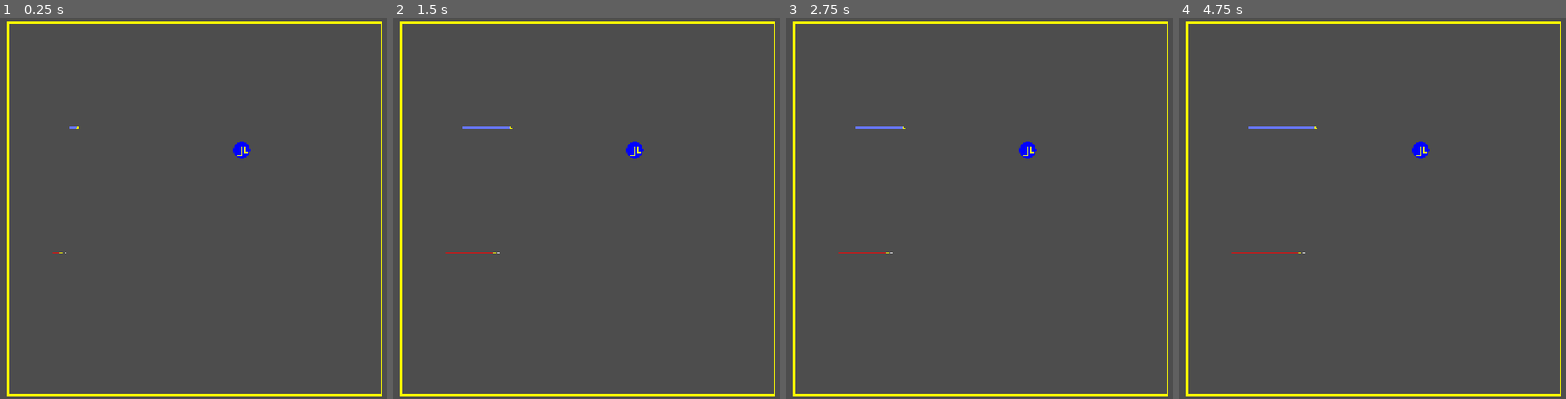
Above: before the commit, frames 1-4 (left to right).
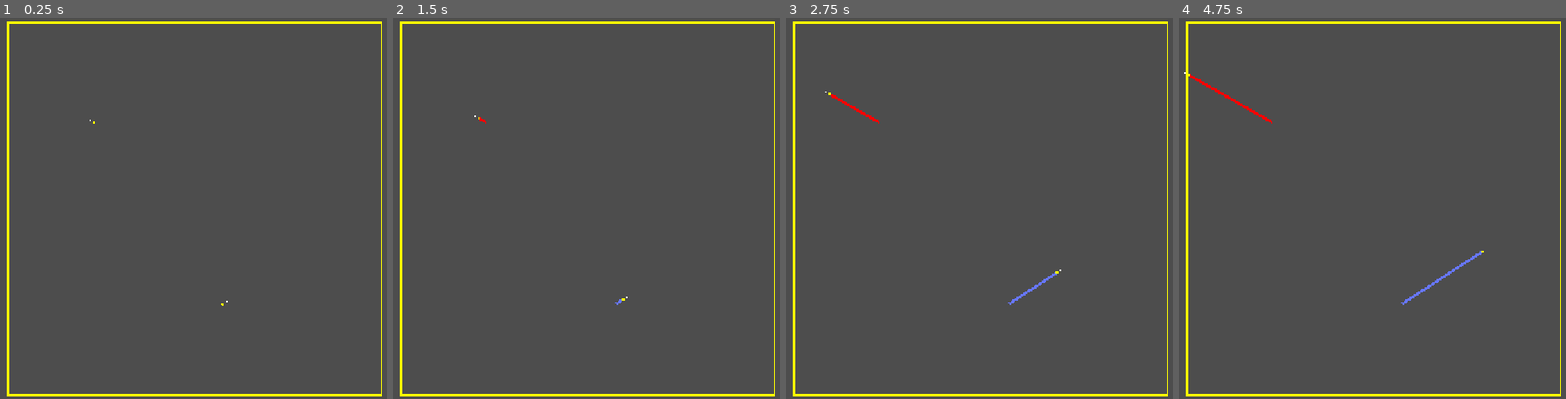
Above: after the commit, the same moments.

Repository: Alebereto/achtung-godot
Game: Godot game, scene res://scenes/game/game.tscn
Two runs of this game, one before a commit and one after it. Both use one fixed random seed, a clock stepped at 60 frames per second and the inputs below.
Inputs:
- Up to frame 1 (0.25 s): no input
- Up to frame 2 (1.5 s): tap Enter at 0.5 s; tap Space (pause, bound only before the commit) at 1.25 s
- Up to frame 3 (2.75 s): tap Enter at 2 s
- Up to frame 4 (4.75 s): tap Escape (pause, bound only after the commit) at 4.15 s; tap Space (pause, bound only before the commit) at 4.25 s

The runs differ from the first frame. In frame 1, 0.2% of the frame differs, in the area x 13-65%, y 26-76%; in frame 2, 0.3%; in frame 3, 0.5%; in frame 4, 0.7%, in the area x 1-79%, y 14-76%.

Commit message:
Add ability to start new rounds

Diff:
--- a/objects/player/player.gd
+++ b/objects/player/player.gd
@@ -335,6 +335,8 @@
 	# update line after change form
 	_start_line(true)
 
+func is_alive() -> bool: return _alive
+
 # Signal calls
 # ============
 
--- a/objects/player/player.tscn
+++ b/objects/player/player.tscn
@@ -11,7 +11,6 @@
 size = Vector2(32, 32)
 
 [node name="Player" type="Node2D"]
-process_mode = 1
 script = ExtResource("1_g7ett")
 
 [node name="HeadRoot" type="Node2D" parent="."]
--- a/project.godot
+++ b/project.godot
@@ -55,6 +55,11 @@
 }
 pause={
 "deadzone": 0.2,
+"events": [Object(InputEventKey,"resource_local_to_scene":false,"resource_name":"","device":-1,"window_id":0,"alt_pressed":false,"shift_pressed":false,"ctrl_pressed":false,"meta_pressed":false,"pressed":false,"keycode":0,"physical_keycode":4194305,"key_label":0,"unicode":0,"location":0,"echo":false,"script":null)
+]
+}
+freeze={
+"deadzone": 0.2,
 "events": [Object(InputEventKey,"resource_local_to_scene":false,"resource_name":"","device":-1,"window_id":0,"alt_press …(191 unchanged characters)…
 ]
 }
--- a/scenes/game/arena/arena.gd
+++ b/scenes/game/arena/arena.gd
@@ -23,9 +23,18 @@
 		border_width = value
 		_walls.set_size(arena_width, arena_height, border_width)
 
+func _set_process_mode(value): process_mode = value
+var frozen: bool = false:
+	set(value):
+		if value: call_deferred("_set_process_mode", Node.PROCESS_MODE_DISABLED)
+		else: call_deferred("_set_process_mode", Node.PROCESS_MODE_PAUSABLE)
+		frozen = value
+
+
 func _ready() -> void:
 	_connect_signals()
 	_walls.set_size(arena_width, arena_height, border_width)
+	new_round()
 
 ## Connects existing players and powerup signals to arena. used for editor
 func _connect_signals() -> void:
@@ -71,17 +80,38 @@
 	_clear_powerups()
 
 func new_round() -> void:
+	var rng := RandomNumberGenerator.new()
 	_clear_powerups()
+	var lr := arena_width/2.0 - 90
+	var ud := arena_height/2.0 - 90
 	for player in _players_root.get_children():
 		if player is Player:
 			player.set_default_values()
 			player.delete_trail()
+			player.head_position = Vector2(rng.randf_range(-lr, lr),
+										   rng.randf_range(-ud, ud))
+			player.head_angle = rng.randf_range(0, 2*PI)
+	frozen = true
+
+func toggle_freeze() -> void:
+	frozen = not frozen
 
 # Signal calls
 # ============
 
 func _on_player_crash(crasher_id: int, obstacle_id: int, is_player: bool):
 	print(_get_player_from_id(crasher_id).name + " crashed!!!")
+
+	player_crashed.emit(crasher_id)
+
+	# Check if round ended
+	var live_count := 0
+	var alive_id: int = -1
+	for player in _players_root.get_children():
+		if player is Player and player.is_alive():
+			live_count += 1
+			alive_id = player.player_id
+	if live_count <= 1: round_ended.emit(-1)
 
 func _on_powerup_obtain(player_id: int, power_id, power_type):
 	match power_type as Powerup.TYPE:
--- a/scenes/game/arena/walls.gd
+++ b/scenes/game/arena/walls.gd
@@ -20,6 +20,9 @@
 @onready var _right: Area2D = $Right
 @onready var _down: Area2D = $Down
 
+func _ready() -> void:
+	_update_sizes()
+
 func _update_sizes() -> void:
 	_line.clear_points()
 	_line.width = wall_width
--- a/scenes/game/game.gd
+++ b/scenes/game/game.gd
@@ -2,19 +2,33 @@
 
 @export_range(1,10) var _player_count: int = 2
 
+var _player_scores: Array[int] = []
+
+var _round_ended: bool = false
+
 @onready var _arena: Node2D = $Arena
 @onready var _pause_menu: Control = $PauseMenu
-
 
 func _ready() -> void:
 	_pause_menu.resume.connect(_on_pmenu_resume)
 	_pause_menu.quit.connect(_on_pmenu_quit)
 
+	_arena.player_crashed.connect(_on_player_crashed)
+	_arena.round_ended.connect(_on_round_ended)
+
+	_new_game()
+
+func _new_game() -> void:
+	return
+
+func _new_round() -> void:
+	_arena.new_round()
+	_round_ended = false
+
 ## Pause the game
 func _pause() -> void:
 	get_tree().paused = true
 	_pause_menu.visible = true
-
 
 ## Resume the game
 func _resume() -> void:
@@ -28,12 +42,18 @@
 	else:
 		_pause()
 
-## Handle inputs
-func _unhandled_input(event: InputEvent) -> void:
-	if event.is_action_pressed("pause"):
-		_toggle_pause()
+# Arena Events
+# ============
 
-# Pause menu inputs =============
+func _on_player_crashed(crashed_id: int):
+	return
+
+func _on_round_ended(winner_id: int):
+	_arena.frozen = true
+	_round_ended = true
+
+# Pause menu inputs
+# =================
 
 func _on_pmenu_resume() -> void:
 	_resume()
@@ -41,3 +61,17 @@
 func _on_pmenu_quit() -> void:
 	# TODO quit
 	return
+
+# Inputs
+# ======
+
+func _unhandled_input(event: InputEvent) -> void:
+	if event.is_action_pressed("pause"):
+		_toggle_pause()
+
+	elif event.is_action_pressed("freeze"):
+		if not get_tree().paused:
+			if _round_ended:
+				_new_round()
+			else:
+				_arena.toggle_freeze()
--- a/scenes/game/game.tscn
+++ b/scenes/game/game.tscn
@@ -22,10 +22,8 @@
 [node name="Players" type="Node2D" parent="Arena"]
 
 [node name="Fred" parent="Arena/Players" instance=ExtResource("3_hc577")]
-position = Vector2(-541, 166)
 
 [node name="Bluebell" parent="Arena/Players" instance=ExtResource("3_hc577")]
-position = Vector2(-480, -305)
 _edit_trail_color = Color(0.404949, 0.465398, 1, 1)
 player_id = 2
 
